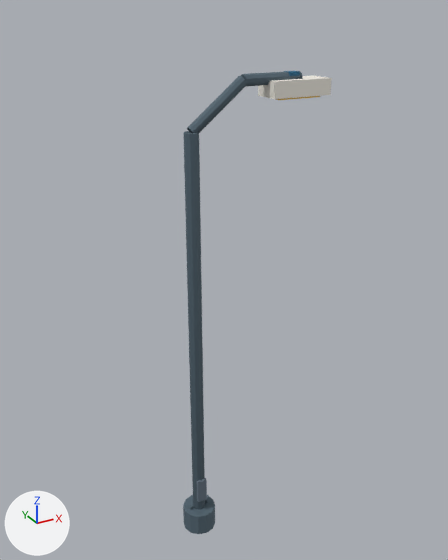
The glTF model public/assets/models/lamp.glb, before and after one commit.
Camera for both pictures: a 50 mm lens placed at (-1.11, -2.3, 2.54), pointed at (0.22, 0.13, 1.33). Lighting does not change. The marker at lower left points along +X, +Y and +Z. The older version comes first. Where no turn or scale is listed for an object, it has been applied to the vertices. Vertices at exactly the same position are counted once.

In view in the first picture: 'foot', 'lamp housing' and 3 more.
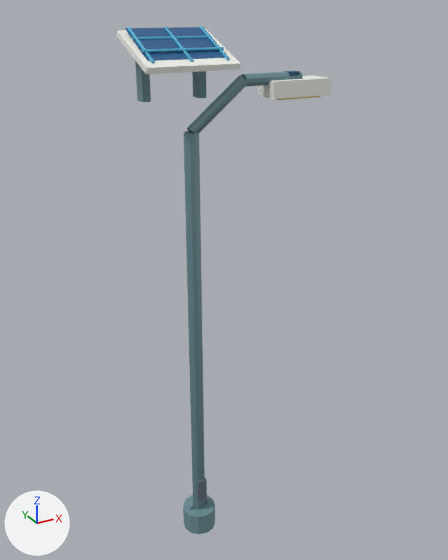
Where the newer file only moved an object's origin or applied its transform, the numbers keep the older frame.

Changed parts and their boxes [x1, y1, x2, y2] in the pictures (448 x 560 px):
'foot', surface changed, reshaped (40% wider): before [183, 71, 302, 534]; after [135, 61, 302, 534]
'lamp housing', reshaped (189% wider, 184% taller): before [258, 75, 332, 99]; after [116, 29, 332, 99]
'photovoltaic cells', added (blue): after [125, 27, 227, 61]
'solar cell division', added (blue): after [127, 26, 230, 63]
part 1 of me_cilindro_192, added (cyan): after [135, 61, 151, 102]
part 2 of me_cilindro_192, added: after [192, 71, 206, 98]
part 3 of me_cilindro_192, recoloured: [184, 71, 302, 134] in both
part 4 of me_cubo_1836, added: after [116, 29, 241, 74]

Patch to the scene script:
```diff
--- a/public/assets/models/lamp.glb.py
+++ b/public/assets/models/lamp.glb.py
@@ mat_eco_metal @@
 n2 = _N.new('ShaderNodeMix'); n2.name = 'Mix'
 n2.inputs[0].default_value = 1.0  # 'Factor'
-n2.inputs[7].default_value = (0.0844, 0.13, 0.165, 1.0)  # 'B', dark blue #526571
+n2.inputs[7].default_value = (0.159, 0.287, 0.323, 1.0)  # 'B', cyan #6f929a
 n3 = _N.new('ShaderNodeVertexColor'); n3.name = 'Color Attribute'
@@ mat_eco_glass @@
+mat_eco_glass = bpy.data.materials.new('eco.glass')
+# nodes: BsdfPrincipled, Mix, OutputMaterial, VertexColor
+# colours: cyan #55b6db, mixed with the vertex colours
@@ mat_eco_solar @@
+mat_eco_solar = bpy.data.materials.new('eco.solar')
+# nodes: BsdfPrincipled, Mix, OutputMaterial, VertexColor
+# colours: blue #245d90, mixed with the vertex colours
@@ me_cilindro_192 @@
 # used by ob_foot; location = (0.0, 0.0, 0.0)
-me_cilindro_192.from_pydata(...)  # 116 vertices, 208 faces; spans x -0.09..0.52, y -0.09..0.09, z 0.0..2.3
+me_cilindro_192.from_pydata(...)  # 132 vertices, 232 faces; spans x -0.15..0.52, y -0.09..0.2, z 0.0..2.43
+# me_cilindro_192 part 1: a new loose piece, a box spanning x -0.146..-0.111, y 0.145..0.205, z 2.19..2.43, in mat_eco_metal
+# me_cilindro_192 part 2: a new loose piece, a box spanning x 0.111..0.146, y 0.145..0.205, z 2.19..2.43, in mat_eco_metal
+# me_cilindro_192 part 3: 29 kept faces spanning x -0.03..0.52, y -0.03..0.03, z 2.08..2.3 get new vertex colours; the middle colour goes from white #ffffff to white #f9f9f9
 me_cilindro_192.materials.append(mat_eco_metal)
@@ me_cubo_1836 @@
 # used by ob_lamp_housing; location = (0.5, 0.0, 2.23)
 # verts and faces of me_cubo_1836; kept vertices keep their numbers, new ones are numbered from 8
-me_cubo_1836.from_pydata(...)  # 8 vertices, 12 faces; spans x -0.145..0.145, y -0.065..0.065, z -0.035..0.035
+me_cubo_1836.from_pydata(...)  # 16 vertices, 24 faces; spans x -0.7..0.145, y -0.065..0.259, z -0.035..0.23
+# me_cubo_1836 part 4
+verts[8] = (-0.7, -0.05, 0.11)  # pixel (146, 67)
+verts[9] = (-0.7, 0.25, 0.23)  # pixel (116, 30)
+verts[10] = (-0.7, -0.041, 0.087)  # pixel (146, 74)
+verts[11] = (-0.7, 0.259, 0.207)  # pixel (116, 36)
+for new, old in zip([*range(12, 16)], [*range(8, 12)]): verts[new] = verts[old] + (0.4, 0.0, 0.0)
+faces += [(8, 12, 13), (8, 13, 9), (10, 11, 15), (10, 15, 14), (8, 9, 11), (8, 11, 10)]
+faces += [(8, 10, 12), (10, 14, 12), (12, 14, 13), (13, 14, 15), (9, 13, 15), (9, 15, 11)]
 me_cubo_1836.materials.append(mat_eco_white)
@@ me_cilindro_546 @@
+me_cilindro_546.from_pydata(...)  # 60 vertices, 100 faces; spans x -0.175..0.175, y -0.023..0.223, z 2.347..2.474
+me_cilindro_546.materials.append(mat_eco_glass)
@@ me_photovoltaic_cells_010 @@
+me_photovoltaic_cells_010.from_pydata(...)  # 4 vertices, 2 faces; spans x -0.175..0.175, y -0.025..0.225, z 2.348..2.468
+me_photovoltaic_cells_010.materials.append(mat_eco_solar)
@@ ob_solar_cell_division @@
+ob_solar_cell_division = bpy.data.objects.new('solar cell division', me_cilindro_546)
+ob_solar_cell_division.location = (0.0, 0.0, 0.0)
@@ ob_photovoltaic_cells @@
+ob_photovoltaic_cells = bpy.data.objects.new('photovoltaic cells', me_photovoltaic_cells_010)
+ob_photovoltaic_cells.location = (0.0, 0.0, 0.0)
```
